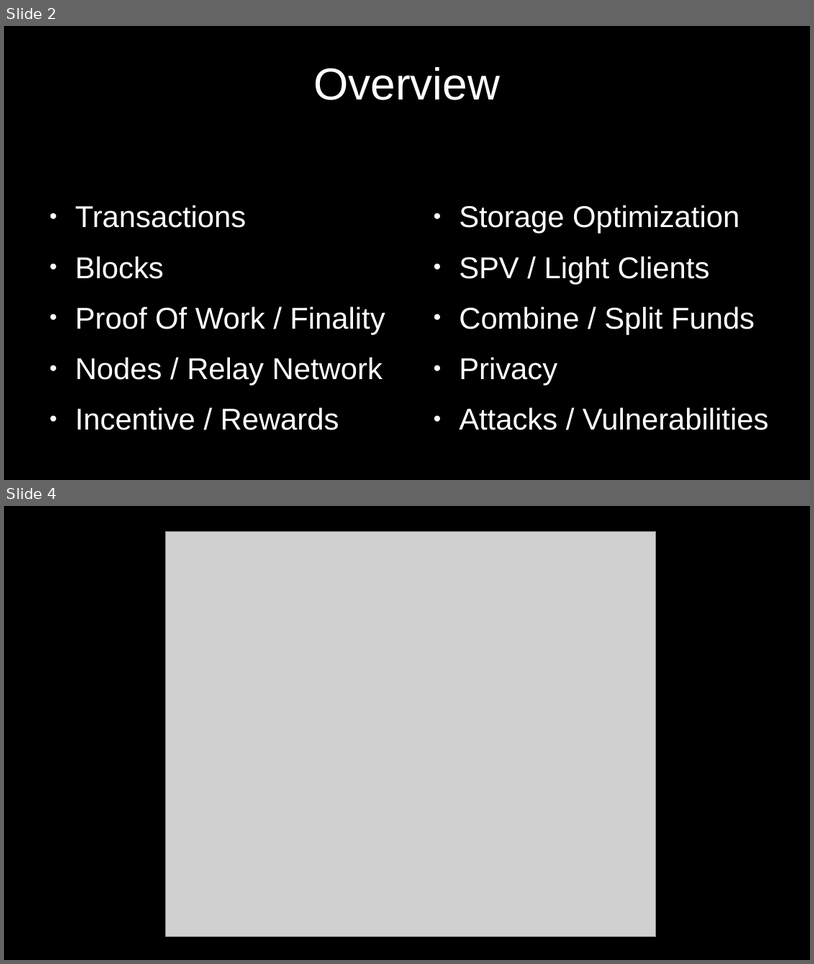
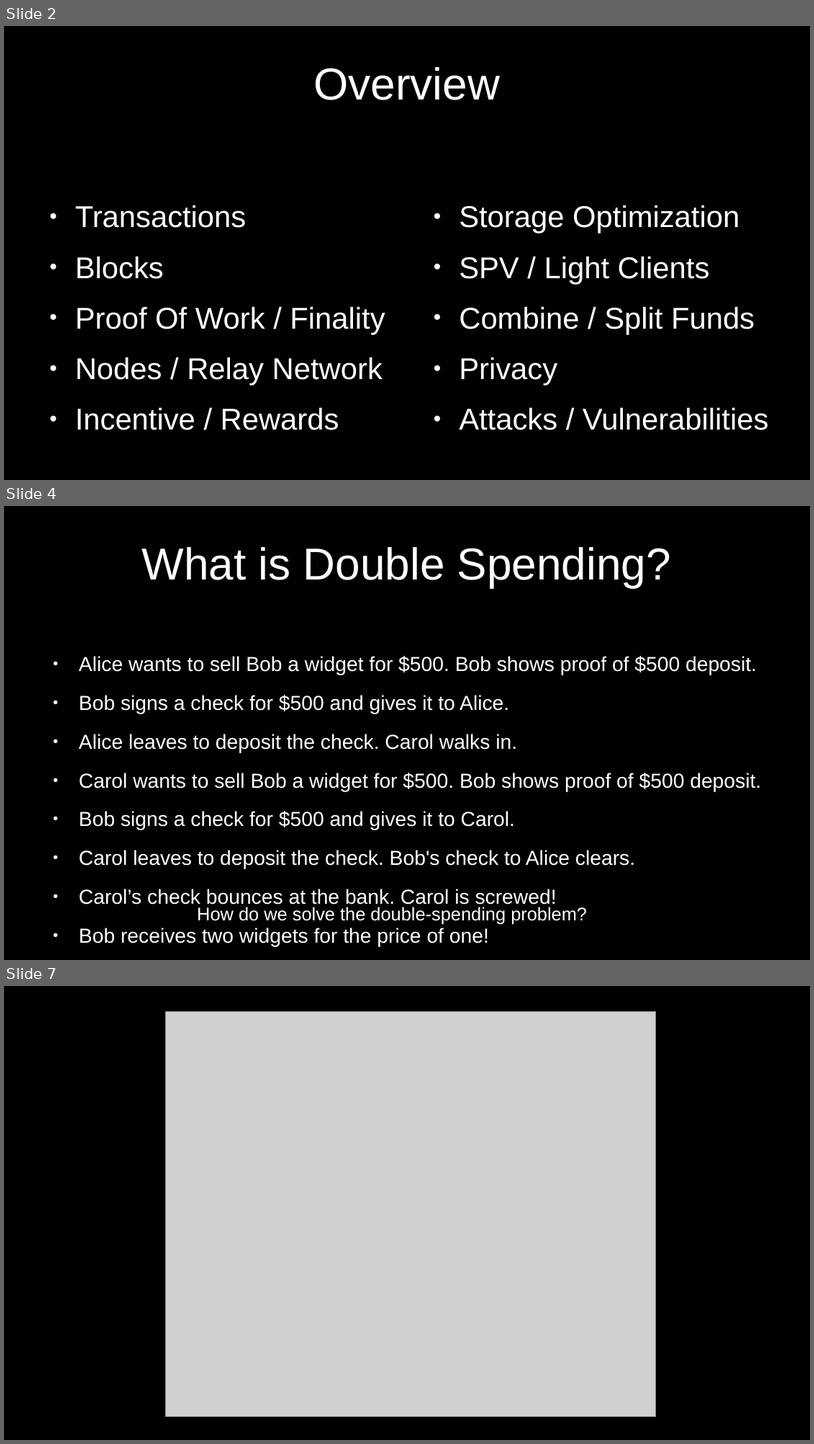
Before and after one commit to cmdruid/bitcoin-programming, a slide deck: slides/bitcoin-whitepaper-review.odp. Shown one above the other, each under a label of ours: slides 2 and 4 before the commit, slides 2, 4 and 7 after it; the slides between them are not shown. The pictures are 814x964 and 814x1444 pixels, drawn with LibreOffice and Linux fonts; fonts in the diff are those of the drawing; grey boxes stand for pictures. Boxes give left, top, right and bottom in pixels: in the first picture for what was removed or moved away, otherwise in the second. Text is boxed around its words. In the diff, an @@ line names an element or a change of style, - is before the commit and + after.

```diff
--- a/slides/bitcoin-whitepaper-review.odp
+++ b/slides/bitcoin-whitepaper-review.odp
@@ slide 4 added at <box>4,506,810,960</box>, background #000000 @@
@@ title added at <box>142,547,671,587</box>, 44 pt, text #FFFFFF @@
+What is Double Spending?
@@ text added at <box>79,656,761,947</box>, 20 pt, text #FFFFFF @@
+● Alice wants to sell Bob a widget for $500. Bob shows proof of $500 deposit.
+● Bob signs a check for $500 and gives it to Alice.
+● Alice leaves to deposit the check. Carol walks in.
+● Carol wants to sell Bob a widget for $500. Bob shows proof of $500 deposit.
+● Bob signs a check for $500 and gives it to Carol.
+● Carol leaves to deposit the check. Bob's check to Alice clears.
+● Carol’s check bounces at the bank. Carol is screwed!
+● Bob receives two widgets for the price of one!
@@ text added at <box>197,906,587,924</box>, 18 pt, text #FFFFFF @@
+How do we solve the double-spending problem?
@@ what was slide 4 is now slide 7 @@
```
Also in this commit, not shown: 2 slides changed, 8 other slides added, 1 slide removed, 7 other files.
